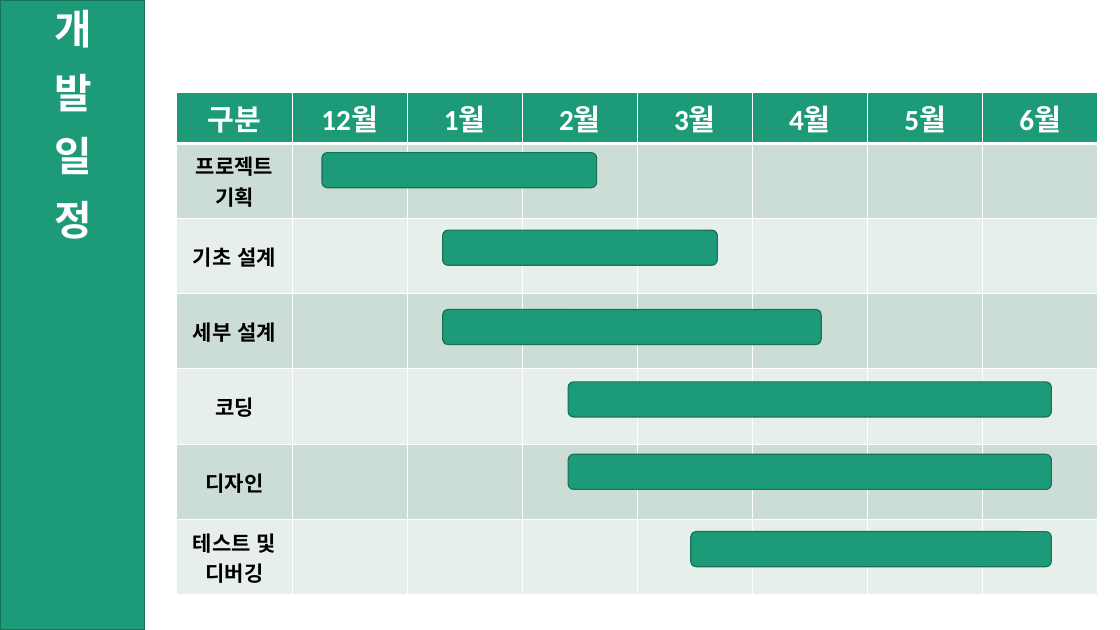
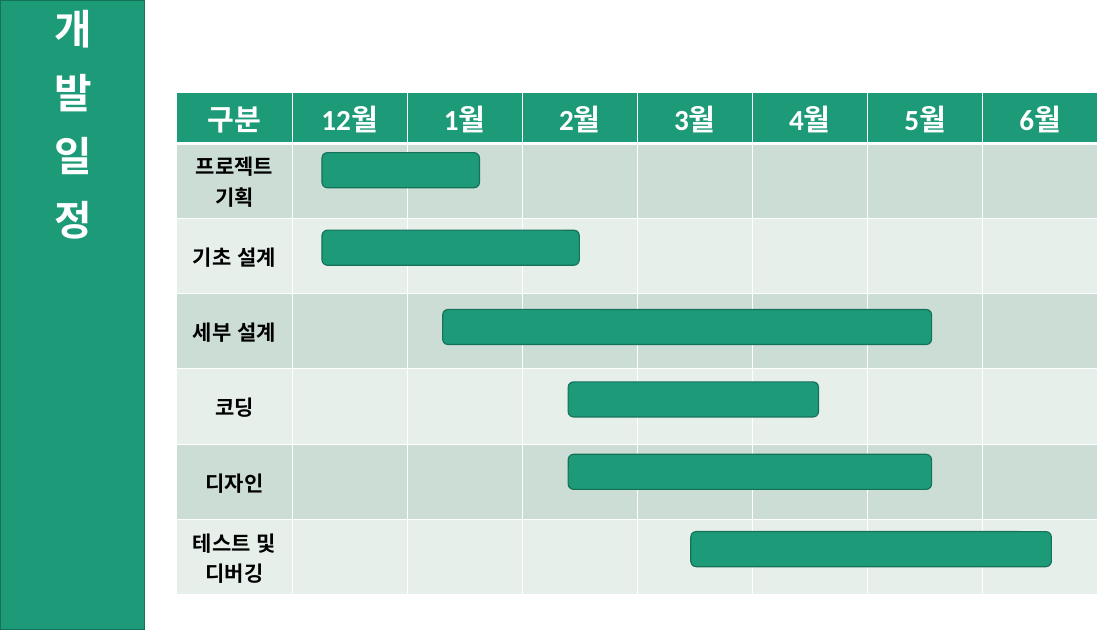
Before and after one commit to ShinHyeonSeong/Final, a slide deck: slide 7 of 기획 UI/A조 프로토타입 발표.pptx (slide 6 before the commit). Drawn at 1120x630 pixels with LibreOffice and Linux fonts; fonts in the diff are those of the drawing. Boxes give left, top, right and bottom in pixels: in the first picture for what was removed or moved away, otherwise in the second. Text is boxed around its words. In the diff, an @@ line names an element or a change of style, - is before the commit and + after.

```diff
--- a/기획 UI/A조 프로토타입 발표.pptx
+++ b/기획 UI/A조 프로토타입 발표.pptx
@@ rounded rectangle resized from (x1=322, y1=153, x2=597, y2=188) to (x1=322, y1=153, x2=480, y2=188) @@
@@ rounded rectangle resized from (x1=443, y1=230, x2=718, y2=266) to (x1=322, y1=230, x2=579, y2=266) @@
@@ rounded rectangle resized from (x1=443, y1=309, x2=822, y2=344) to (x1=443, y1=309, x2=932, y2=344) @@
@@ rounded rectangle resized from (x1=568, y1=382, x2=1051, y2=418) to (x1=568, y1=382, x2=818, y2=418) @@
@@ rounded rectangle resized from (x1=568, y1=455, x2=1051, y2=490) to (x1=568, y1=455, x2=932, y2=490) @@
```
Also in this commit, not shown: 3 other slides changed, 1 slide added.
